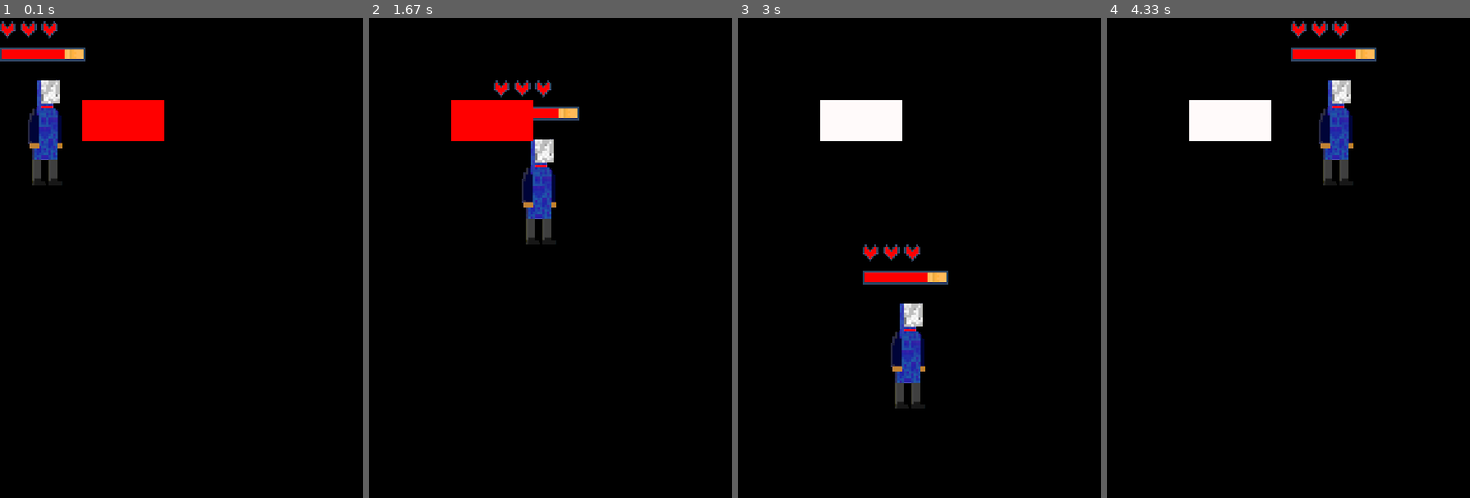
Above: before the commit, frames 1-4 (left to right).
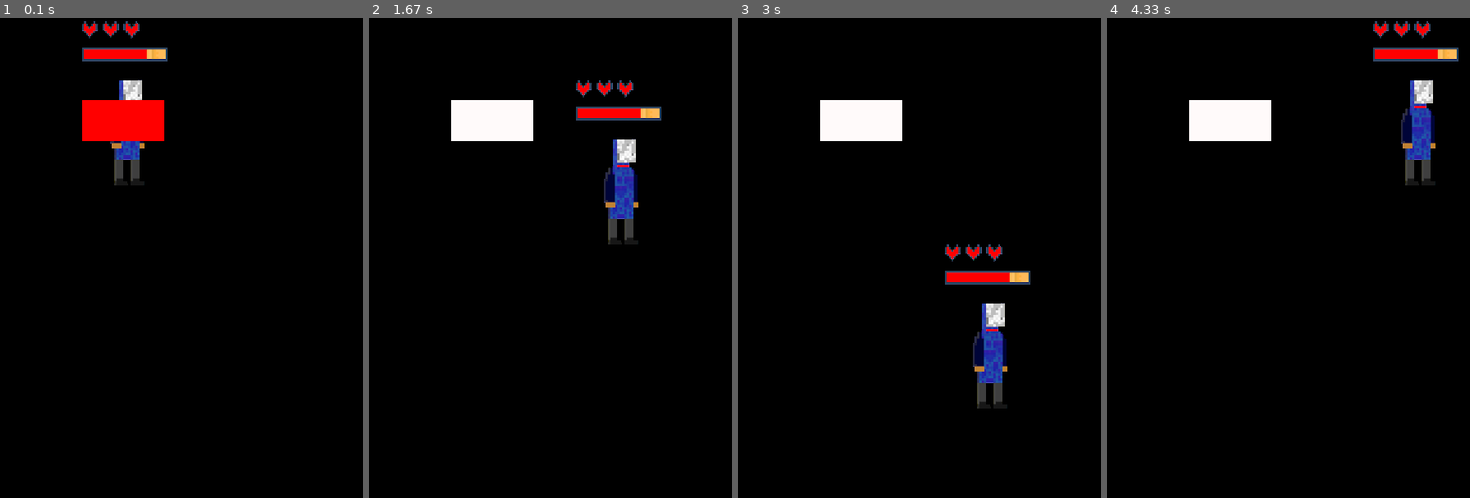
Above: after the commit, the same moments.

Repository: victorkolis/PythonMaster
Game: pygame game, started from PyGame/DaFlufflyPotato/making_a_platformer/my_game.py
The game is run twice, just before and just after one commit, with the same random seed, the same clock (stepped at 60 frames per second) and the same inputs.
Inputs:
- Up to frame 1 (0.1 s): no input
- Up to frame 2 (1.67 s): hold Right 0.33-0.8 s; hold Right 0.83-1.3 s; hold Left from 1.33 s (still down)
- Up to frame 3 (3 s): release Left at 1.87 s; hold Left 1.9-2.3 s; hold Right 2.33-2.97 s
- Up to frame 4 (4.33 s): hold Left 3-3.47 s; hold Right 3.5-3.97 s; hold Right from 4 s (still down)

The runs differ from the first frame. In frame 1, 4.2% of the frame differs, in the area x 0-47%, y 0-35%; in frame 2, 6.5%, in the area x 22-81%, y 12-48%; in frame 3, 4.8%; in frame 4, 4.8%.

Commit message:
20201130

Diff:
--- /dev/null
+++ b/Kolis/2d-calculator-master/main.py
@@ -0,0 +1,15 @@
+import pygame, sys
+from pygame.locals import *
+
+pygame.init()
+DISPLAYSURF = pygame.display.set_mode((400, 500))
+pygame.display.set_caption('2D Pixel Calculator')
+background_image = pygame.image.load('background-scheme.png')
+background_location = [0, 0]
+while True:
+    DISPLAYSURF.blit(background_image, background_location)
+    for event in pygame.event.get():
+        if event.type == QUIT:
+            pygame.quit()
+            sys.exit()
+    pygame.display.update()
--- a/PyGame/DaFlufflyPotato/making_a_platformer/my_game.py
+++ b/PyGame/DaFlufflyPotato/making_a_platformer/my_game.py
@@ -24,7 +24,7 @@
 moving_left = False
 
 # sets the loaded image position
-player_location = [0, 0]
+player_location = [100, 0]
 
 # for gravity's sake
 player_y_momentum = 0
Binary file added: Kolis/2d-calculator-master/background-scheme.png
Not shown, changed: .DS_Store
Not shown, changed: Kolis/.DS_Store
